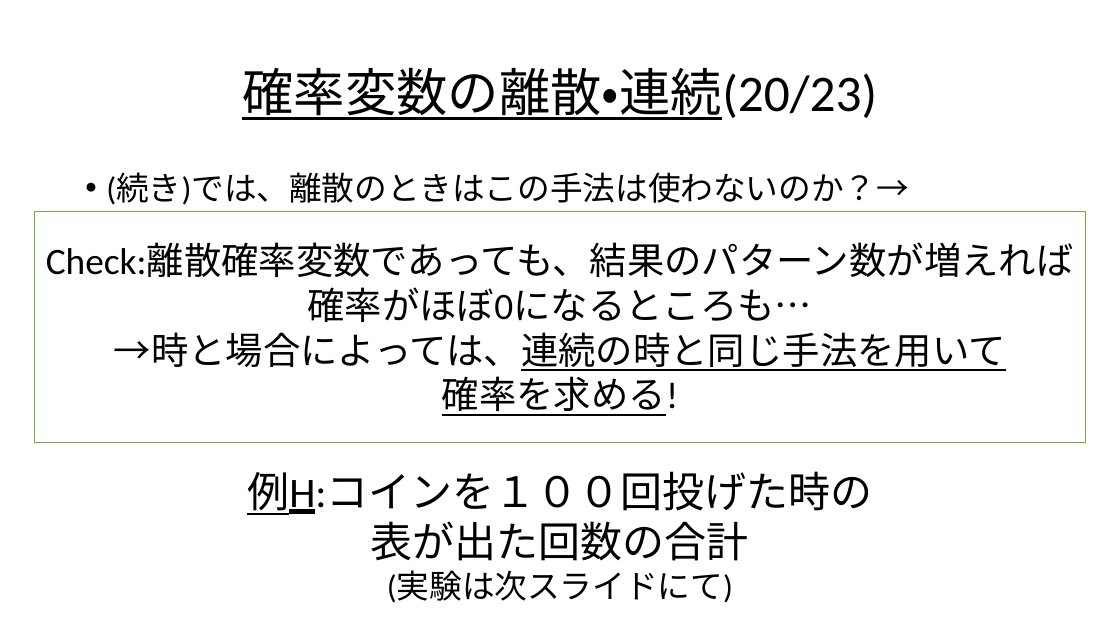
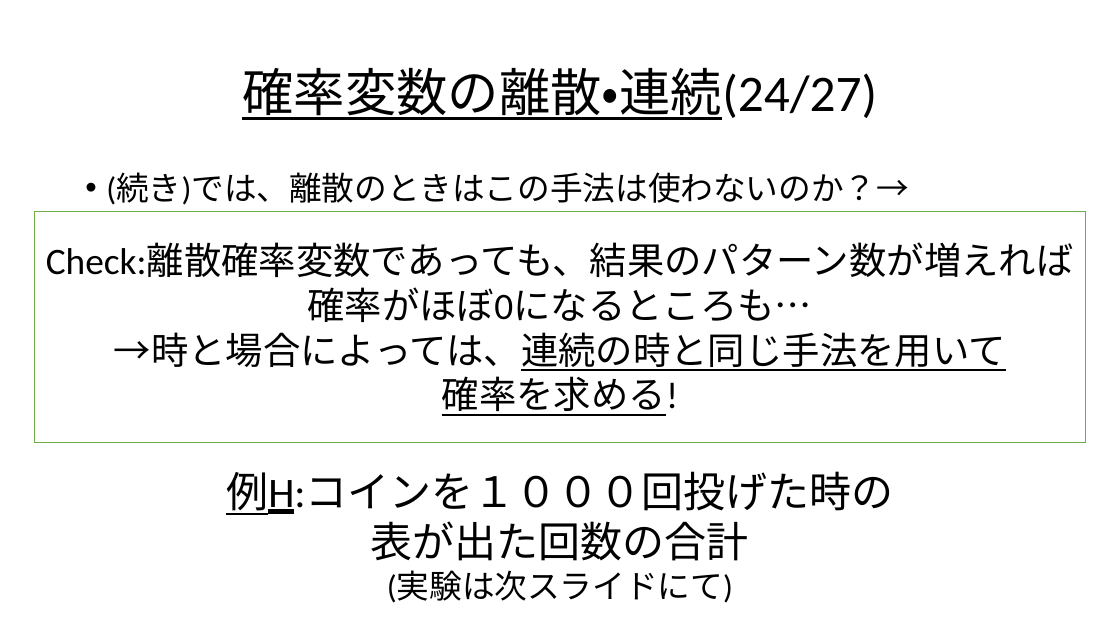
Before and after one commit to Ryo-KATAYAMA/Senior_Project, a slide deck: slide 85 of Chapter4_1.pptx (slide 81 before the commit). Drawn at 1120x630 pixels with LibreOffice and Linux fonts; fonts in the diff are those of the drawing. Boxes give left, top, right and bottom in pixels: in the first picture for what was removed or moved away, otherwise in the second. Text is boxed around its words. In the diff, an @@ line names an element or a change of style, - is before the commit and + after.

```diff
--- a/Chapter4_1.pptx
+++ b/Chapter4_1.pptx
@@ title at (242,67,877,120): text changed @@
-確率変数の離散・連続(20/23)
+確率変数の離散・連続(24/27)
@@ text at (226,471,893,515): text changed @@
-例H:コインを１００回投げた時の
+例H:コインを１０００回投げた時の
```
Also in this commit, not shown: 40 other slides changed, 6 slides added.
